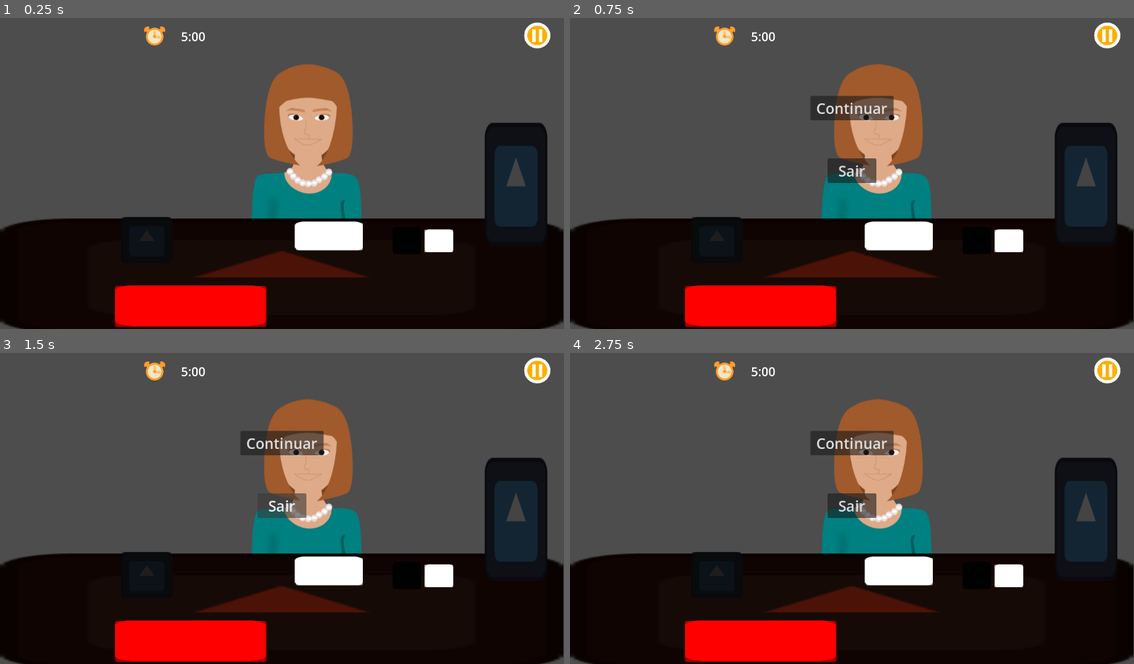
Above: before the commit, frames 1-4 (two rows, left to right).
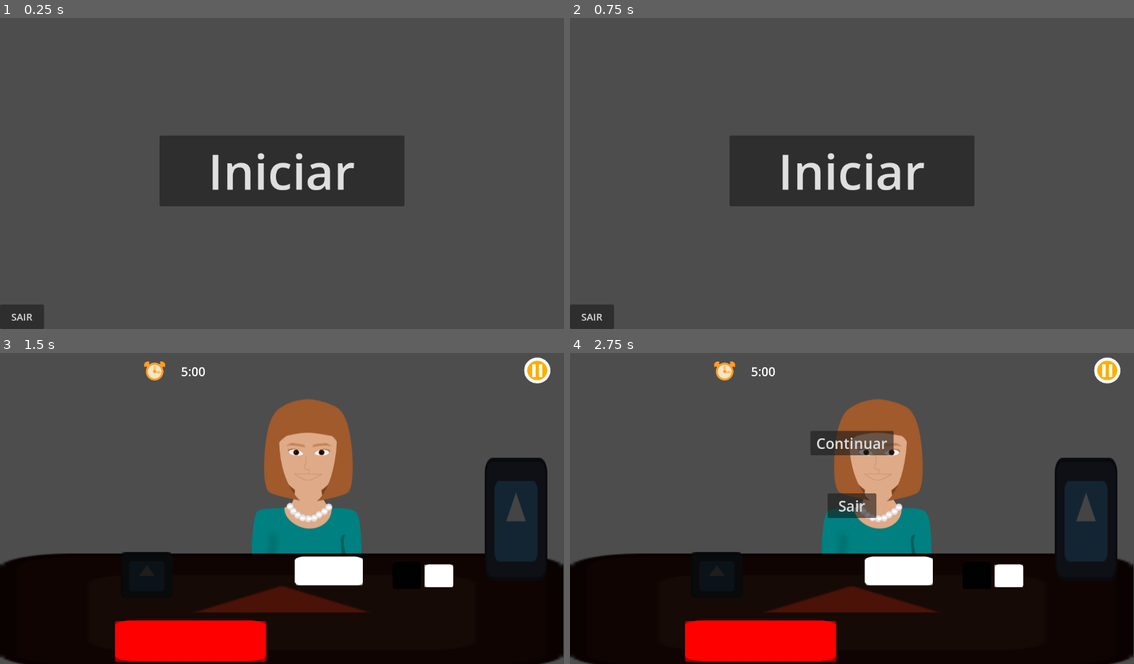
Above: after the commit, the same moments.

Repository: Caua47/Prato-Limpo
Game: Godot game, scene res://tela_de_inicio.tscn
Two runs of this game, one before a commit and one after it. Both use one fixed random seed, a clock stepped at 60 frames per second and the inputs below. Before the commit the project starts from res://node_2d.tscn. The engine's default icon, where the game draws it, is replaced by a stand-in: a white triangle on a blue panel in a dark square.
Inputs (mouse positions are in pixels of both pictures, inside the frame that each line leads up to):
- Up to frame 1 (0.25 s): no input
- Up to frame 2 (0.75 s): click (1105, 36) at 0.52 s
- Up to frame 3 (1.5 s): click (282, 505) at 1.25 s, where only the run after the commit has a clickable "Iniciar"
- Up to frame 4 (2.75 s): click (1105, 371) at 2.02 s

The runs differ from the first frame. In frame 1, 53% of the frame differs, in the area x 0-100%, y 1-100%; in frame 2, 53%; in frame 3, 1.6%; in frame 4, nothing differs.

Commit message:
obaaaa

Diff:
--- a/prato-limpo/hub.gd
+++ b/prato-limpo/hub.gd
@@ -1,6 +1,7 @@
 extends CanvasLayer
+@onready var voltar = preload("res://tela_de_inicio.tscn")
+var is_paused = false
 
-var is_paused = false
 
 # Called when the node enters the scene tree for the first time.
 func _ready() -> void:
@@ -9,16 +10,16 @@
 func _process(delta: float) -> void:
 	pass
 
+func _on_pausar_pressed() -> void:
+	is_paused = true
+	get_tree().paused = true
+	$'Menu_de_pause'.visible = true
+
 func _on_continuar_pressed() -> void:
 	is_paused = false
 	get_tree().paused = false
 	$'Menu_de_pause'.visible = false
 
 func _on_sair_pressed() -> void:
-	get_tree().quit()
-
-
-func _on_pausar_pressed() -> void:
-	is_paused = true
-	get_tree().paused = true
-	$'Menu_de_pause'.visible = true
+	get_tree().paused = false
+	get_tree().change_scene_to_file("res://tela_de_inicio.tscn")
--- a/prato-limpo/node_2d.gd
+++ b/prato-limpo/node_2d.gd
@@ -1,4 +1,6 @@
 extends Node2D
+@onready var menu = $CanvasLayer
+
 var carne = Sprite2D.new()
 var arroz = Sprite2D.new()
 var feijao = Sprite2D.new()
@@ -14,6 +16,7 @@
 # Called every frame. 'delta' is the elapsed time since the previous frame.
 func _process(delta: float) -> void:
 	pass
+
 
 
 func _on_pega_carne_pressed() -> void:
--- a/prato-limpo/project.godot
+++ b/prato-limpo/project.godot
@@ -11,7 +11,7 @@
 [application]
 
 config/name="Prato Limpo"
-run/main_scene="res://node_2d.tscn"
+run/main_scene="uid://blnbp3pv7r3l1"
 config/features=PackedStringArray("4.7", "GL Compatibility")
 config/icon="res://icon.svg"
 
--- /dev/null
+++ b/prato-limpo/tela_de_inicio.gd
@@ -0,0 +1,19 @@
+extends CanvasLayer
+@onready var jogar = preload("res://node_2d.tscn")
+
+# Called when the node enters the scene tree for the first time.
+func _ready() -> void:
+	pass # Replace with function body.
+
+
+# Called every frame. 'delta' is the elapsed time since the previous frame.
+func _process(delta: float) -> void:
+	pass
+
+
+func _on_iniciar_pressed() -> void:
+	get_tree().change_scene_to_file("res://node_2d.tscn")
+
+
+func _on_sair_pressed() -> void:
+	get_tree().quit()
--- /dev/null
+++ b/prato-limpo/tela_de_inicio.tscn
@@ -0,0 +1,44 @@
+[gd_scene format=3 uid="uid://blnbp3pv7r3l1"]
+
+[ext_resource type="Script" uid="uid://s2j5ihpjgvcw" path="res://tela_de_inicio.gd" id="1_x0wjj"]
+
+[node name="Tela_de_inicio" type="CanvasLayer" unique_id=117463492]
+script = ExtResource("1_x0wjj")
+
+[node name="Control" type="Control" parent="." unique_id=1932726607]
+layout_mode = 3
+anchors_preset = 15
+anchor_right = 1.0
+anchor_bottom = 1.0
+grow_horizontal = 2
+grow_vertical = 2
+
+[node name="Iniciar" type="Button" parent="Control" unique_id=1988273981]
+layout_mode = 1
+anchors_preset = 8
+anchor_left = 0.5
+anchor_top = 0.5
+anchor_right = 0.5
+anchor_bottom = 0.5
+offset_left = -250.0
+offset_top = -60.0
+offset_right = 250.0
+offset_bottom = 60.0
+grow_horizontal = 2
+grow_vertical = 2
+theme_override_font_sizes/font_size = 100
+text = "Iniciar"
+
+[node name="Sair" type="Button" parent="Control" unique_id=4585491]
+layout_mode = 1
+anchors_preset = 2
+anchor_top = 1.0
+anchor_bottom = 1.0
+offset_top = -50.0
+offset_right = 90.0
+grow_vertical = 0
+theme_override_font_sizes/font_size = 20
+text = "SAIR"
+
+[connection signal="pressed" from="Control/Iniciar" to="." method="_on_iniciar_pressed"]
+[connection signal="pressed" from="Control/Sair" to="." method="_on_sair_pressed"]
Not shown, added: prato-limpo/tela_de_inicio.gd.uid
